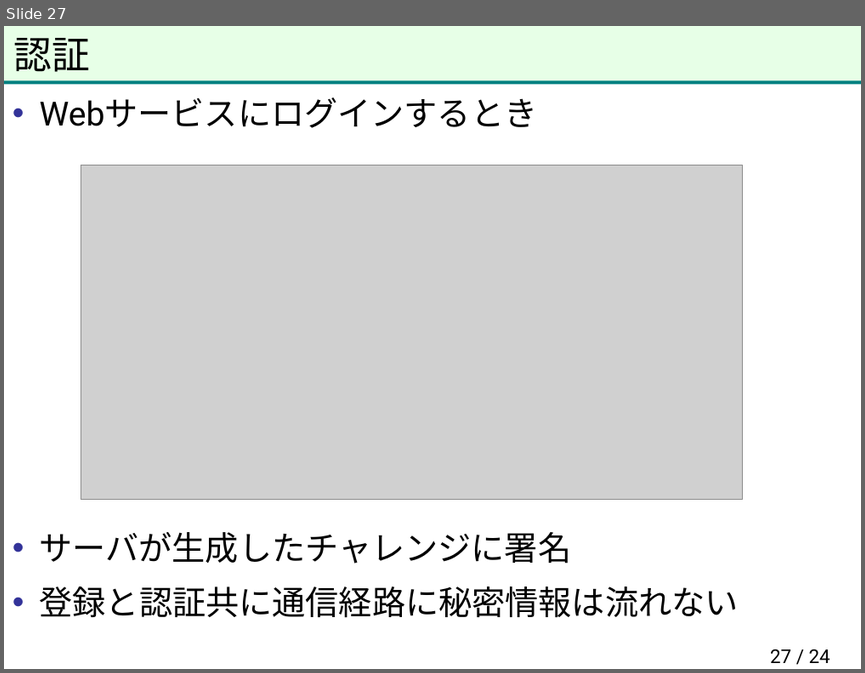
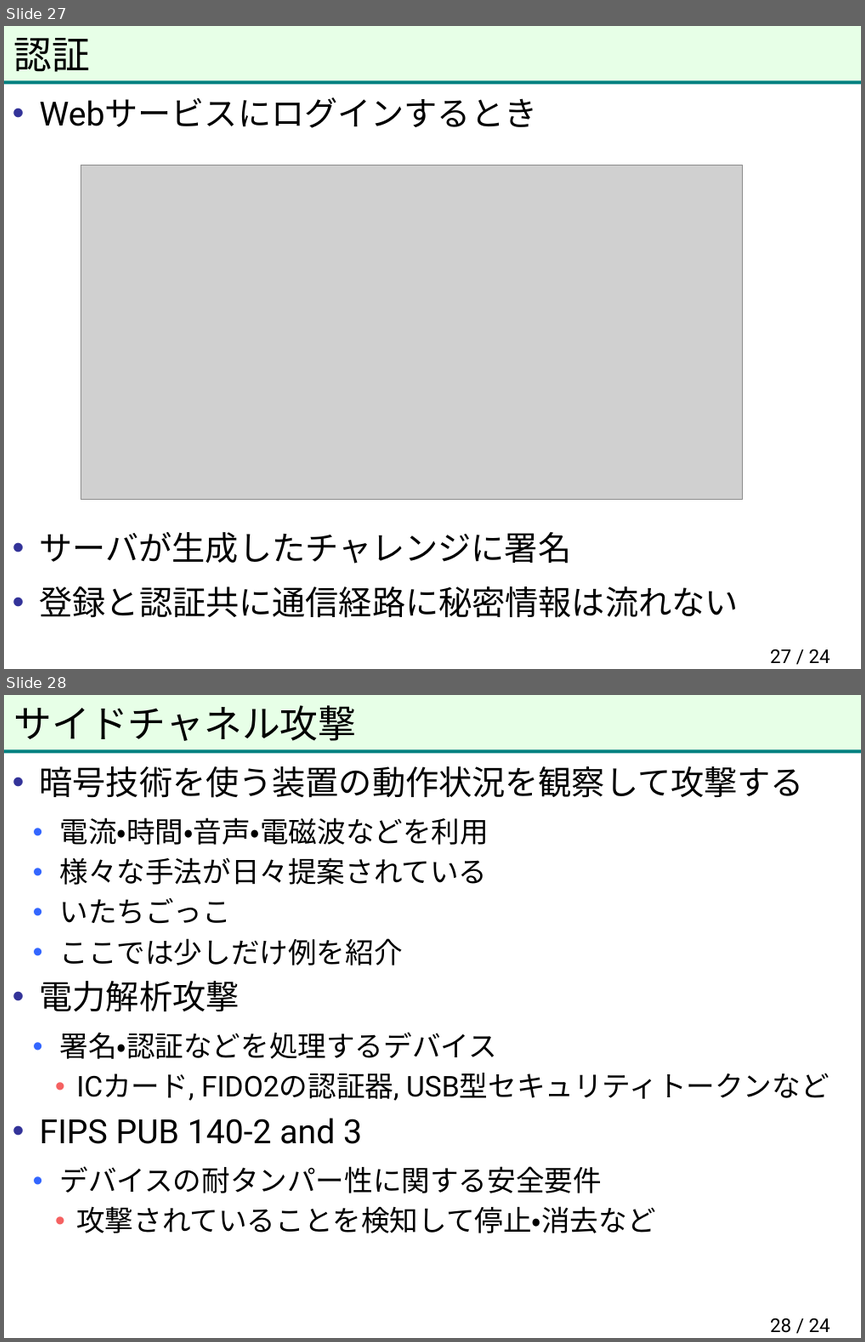
Before and after one commit to herumi/anninbon, a slide deck: lec/anninbon7.pptx. Shown one above the other, each under a label of ours: slide 27 before the commit, slides 27 and 28 after it. The pictures are 865x673 and 865x1342 pixels, drawn with LibreOffice and Linux fonts; fonts in the diff are those of the drawing; grey boxes stand for pictures; background and template pictures are left out. Boxes give left, top, right and bottom in pixels: in the first picture for what was removed or moved away, otherwise in the second. Text is boxed around its words. In the diff, an @@ line names an element or a change of style, - is before the commit and + after.

```diff
--- a/lec/anninbon7.pptx
+++ b/lec/anninbon7.pptx
@@ slide 28 added at [4,695,861,1338], background #FFFFFF; not listed: 2 template elements that a slide beside it also shows @@
@@ title added at [14,705,357,741], 32 pt, text #000000 @@
+サイドチャネル攻撃
@@ text added at [40,766,829,1233], 24 pt, text #000000 @@
+• 暗号技術を使う装置の動作状況を観察して攻撃する
+  • 電流・時間・音声・電磁波などを利用
+  • 様々な手法が日々提案されている
+  • いたちごっこ
+  • ここでは少しだけ例を紹介
+• 電力解析攻撃
+  • 署名・認証などを処理するデバイス
+    • ICカード, FIDO2の認証器, USB型セキュリティトークンなど
+• FIPS PUB 140-2 and 3
+  • デバイスの耐タンパー性に関する安全要件
+    • 攻撃されていることを検知して停止・消去など
@@ page number added at [770,1318,830,1333], 16 pt, text #000000 @@
+28 / 24
```
Also in this commit, not shown: 11 other slides added.
